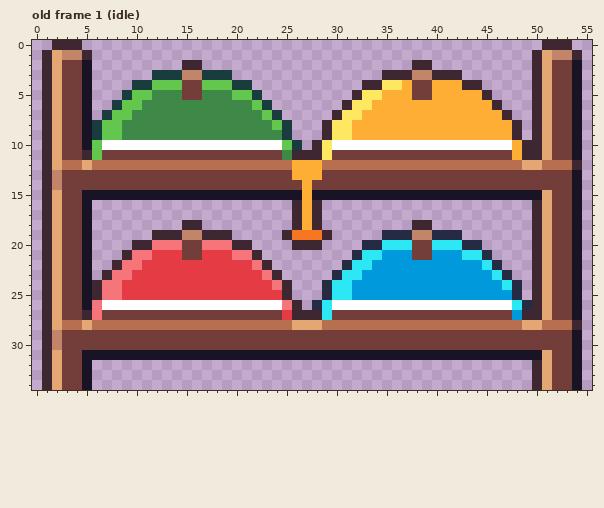
Pixel-art file, stored at art/skins_minor/minor-canoe-rack.aseprite. Above, as it was before the edit.
56x35 pixels, 4 frames. Shown: old frame 1 (idle). The commit also changed other frames, which this record leaves out.
And afterwards:
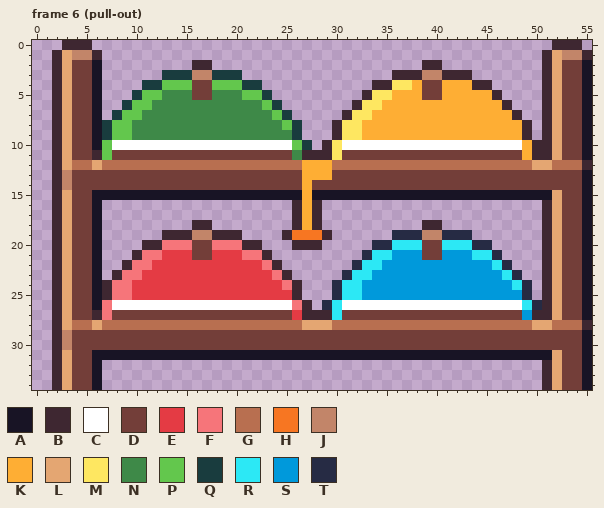
Palette (. is transparent): A #181425  B #3e2731  C #ffffff  D #733e39  E #e43b44  F #f6757a  G #b86f50  H #f77622  J #c28569  K #feae34  L #e4a672  M #fee761  N #3e8948  P #63c74d  Q #193c3e  R #2ce8f5  S #0099db  T #262b44
A new or re-ordered frame is compared with the old frame closest to it.
Edits made:
frames 4 -> 8
Changed rows in their new state; - is an unchanged pixel.
Frame 6 (pull-out) is new; against old frame 1 (idle):
first column x 1:
 0 -.--B---------------------------------------------.--B-
 1 .BL-JB-------------------------------------------.BL-JB
 2 .BL-DA--------.-B--------------------.-B---------.BL-DA
 3 .BL-DA-----.--Q-J--Q--------------.--B-J--B------.BL-DA
 4 .BL-DA---.-Q--P-D--P-Q----------.-B-MK-D--K-B----.BL-DA
 5 .BL-DA--.Q-P--N-D--N-PQ--------.B-M--K-D----KB---.BL-DA
 6 .BL-DA-.Q-P----------NPQ------.B-M-----------KB--.BL-DA
 7 .BL-DA.Q-P------------NPQ----.B-M-------------KB-.BL-DA
 8 .BL-DAQ-P--------------NPQ--.B-M---------------KB.BL-DA
 9 .BL-DAQ-P---------------NQ--.B-M---------------KB.BL-DA
10 .BL-DAP-----------------CPQ.BM-----------------CK-BL-DA
11 .BL-DBP-----------------DN--BM-----------------DK-BL-DA
12 .BL-GL-------------------G--K-------------------G-L--GB
13 .BJ----------------------D--K------------------------DA
14 .BJ--------------------------------------------------DA
15 .BL-D---------------------------------------------AL-DA
16 .BL-DA-------------------------------------------.BL-DA
17 .BL-DA-------------------------------------------.BL-DA
18 .BL-DA--------.-B--------------------.-B---------.BL-DA
19 .BL-DA-----.--B-J--B--------------.--T-J--T------.BL-DA
20 .BL-DA---.-B--F-D--F-B----------.-T--R-D--R-T----.BL-DA
21 .BL-DA--.B-F--E-D--E-FB--------.T-R--S-D--S-RT---.BL-DA
22 .BL-DA-.B-F----------EFB------.T-R----------SRT--.BL-DA
23 .BL-DA.B-F------------EFB----.T-R------------SRT-.BL-DA
24 .BL-DAB-F--------------EFB--.T-R--------------SRT.BL-DA
25 .BL-DAB-F---------------EB--.T-R---------------ST.BL-DA
26 .BL-DAF-----------------CFB.TR-----------------CRTBL-DA
27 .BL-DBF-----------------DE--BR-----------------DS-BL-DA
28 .BL-GL-------------------G--L-------------------G-L--GB
29 .BJ--------------------------------------------------DA
30 .BJ--------------------------------------------------DA
31 .BL-D---------------------------------------------AL-DA
32 .BL-DA-------------------------------------------.BL-DA
33 .BL-DA-------------------------------------------.BL-DA
34 .BL-DA-------------------------------------------.BL-DA
